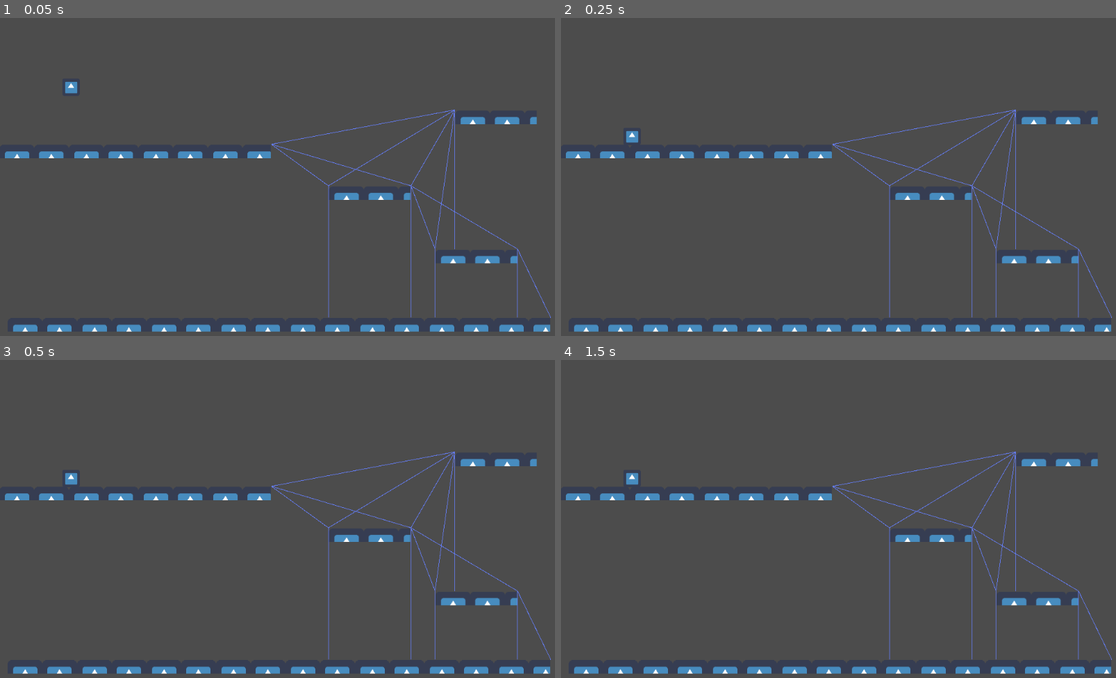
Above: before the commit, frames 1-4 (two rows, left to right).
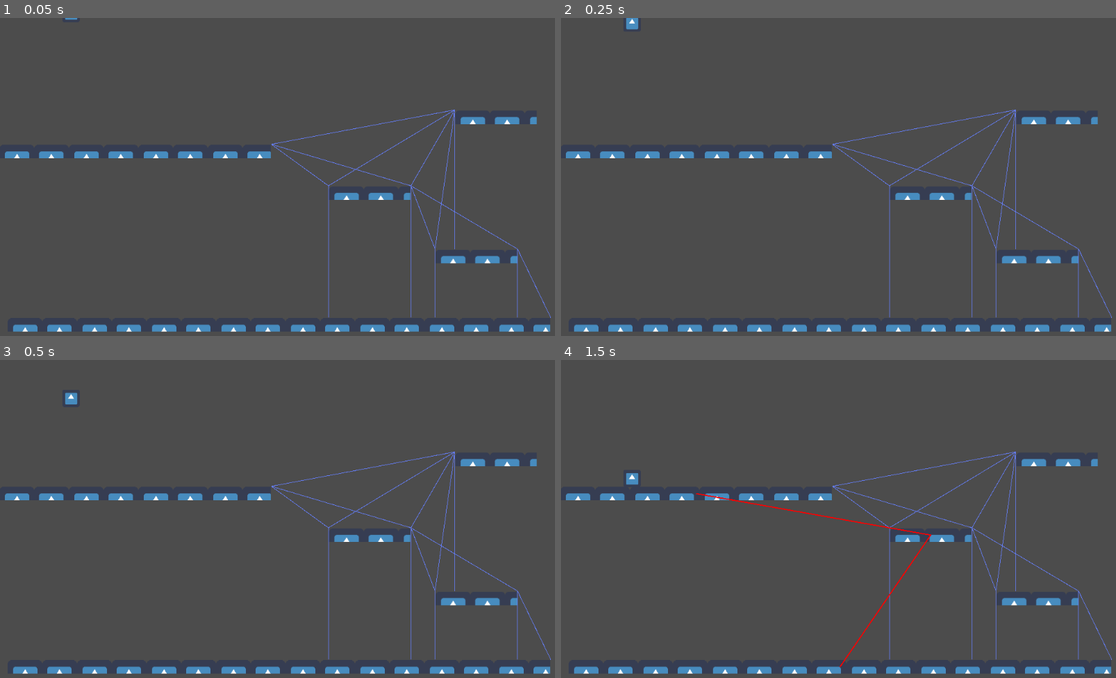
Above: after the commit, the same moments.

Repository: CiaranWoodward/LD48
Game: Godot game, scene res://Levels/TestLevel.tscn
The game is run twice, just before and just after one commit, with the same random seed, the same clock (stepped at 60 frames per second) and the same inputs. The engine's default icon, where the game draws it, is replaced by a stand-in: a white triangle on a blue panel in a dark square.
Inputs:
- Up to frame 1 (0.05 s): no input
- Up to frame 2 (0.25 s): no input
- Up to frame 3 (0.5 s): no input
- Up to frame 4 (1.5 s): tap Enter at 1.25 s

The runs differ from the first frame. In frame 1, 0.1% of the frame differs, in the area x 11-15%, y 0-24%; in frame 2, 0.2%; in frame 3, 0.2%; in frame 4, 0.3%, in the area x 24-67%, y 41-97%.

Commit message:
Complete navigation map traversal

Diff:
--- a/Enemies/SimpleEnemy.gd
+++ b/Enemies/SimpleEnemy.gd
@@ -1,10 +1,13 @@
 extends KinematicBody2D
+
+const MY_TYPE = "simpleton"
 
 export var max_fallspeed = 700
 export var max_speed = 500
 export var max_jumpheight = 300
 export var max_fallheight = 300
 export var max_jump_up_time = 0.7
+export var pathing_random_factor = 5.0
 
 #animation properties between 0 and 1
 export var fall_rate = 0.0
@@ -12,27 +15,36 @@
 onready var animTree = $AnimationTree
 onready var stateMachine : AnimationNodeStateMachinePlayback = animTree["parameters/StateMachine/playback"]
 
-const MY_TYPE = "simpleton"
+var _path = []
+var _platform = null
+var _on_floor = false
 
 # Called when the node enters the scene tree for the first time.
 func _ready():
 	stateMachine.start("Idle")
 
-func _handle_falling(_delta):
-	if is_on_floor():
+func _handle_falling(delta):
+	if _on_floor:
 		fall_rate = 0
 		if stateMachine.get_current_node() == "Falling":
 			stateMachine.travel("Idle")
+			_platform = get_parent().GetClosestLowerPlatform(global_position)
 	else:
 		stateMachine.travel("Falling")
+		var kc = move_and_collide(Vector2(0, fall_rate * max_fallspeed) * delta)
+		if is_instance_valid(kc):
+			_on_floor = true #TODO: Might have to enhance this
 
 func _handle_idle(_delta):
-	pass
+	if _on_floor:
+		var cn = stateMachine.get_current_node()
+		if cn == "Idle":
+			if _path.size() == 0 || !(_platform in _path):
+				_repath_to(get_parent().GetTreasurePlatform())
 
 func _physics_process(delta):
 	_handle_falling(delta)
 	_handle_idle(delta)
-	move_and_collide(Vector2(0, fall_rate * max_fallspeed) * delta)
 
 func _is_jump_possible(from : Vector2, to : Vector2) -> bool:
 	var heightincrease = from.y - to.y # This is backwards because y is inverted!
@@ -41,7 +53,8 @@
 	var time_fromheight
 
 	if heightincrease < 0:
-		time_fromheight = -heightincrease/max_fallspeed
+		var maxFall = min(max_fallheight, max_jumpheight - heightincrease)
+		time_fromheight = max_jump_up_time + maxFall/max_fallspeed
 	else:
 		time_fromheight = max_jump_up_time + (max_jumpheight-heightincrease)/max_fallspeed
 
@@ -65,15 +78,20 @@
 				rmlist.append(entry)
 		for val in rmlist:
 			map[plat].erase(val)
-	get_parent().SetNavMeshForType(MY_TYPE, map)
+	get_parent().SetNavMeshForType(MY_TYPE, map, pathing_random_factor)
 
-# Take a random, non-backtracking path to the destination
-func _repath_to(gpos : Vector2):
-	var level = get_parent()
-	var my_platform = level.GetClosestLowerPlatform(self.position, 0)
-	var dest_platform = level.GetClosestPlatform(gpos)
+# Find a path to the destination
+func _repath_to(dest_platform):
+	if !is_instance_valid(_platform):
+		_platform = get_parent().GetClosestLowerPlatform(self.global_position)
+
 	var astar = get_parent().GetAstarForType(MY_TYPE)
 	if astar == null:
 		_create_typed_navmap()
 		astar = get_parent().GetAstarForType(MY_TYPE)
-	astar.get_path(my_platform, dest_platform)
+	_path = astar.get_path(_platform, dest_platform)
+	get_parent()._drawPath(_path)
+
+func _repath_to_loc(gpos : Vector2):
+	var dest_platform = get_parent().GetClosestPlatform(gpos)
+	_repath_to(dest_platform)
--- a/Enemies/SimpleEnemy.tscn
+++ b/Enemies/SimpleEnemy.tscn
@@ -18,7 +18,7 @@
 "times": PoolRealArray( 0, 1 ),
 "transitions": PoolRealArray( 1, 2.46229 ),
 "update": 0,
-"values": [ 0.0, 700.0 ]
+"values": [ 0.0, 1.0 ]
 }
 
 [sub_resource type="Animation" id=3]
--- a/Levels/TestLevel.gd
+++ b/Levels/TestLevel.gd
@@ -4,8 +4,6 @@
 
 # Maximum possible distance, just to minimize size of platform map
 const MAX_JUMPDIST = 500
-# Threshold for determining "below" - i.e. must be more below than this value
-const LOWER_THRESHOLD = 50
 
 var _platforms = []
 var _platform_idmap = {}
@@ -20,16 +18,21 @@
 
 	var navmap
 	var idmap
+	var random_factor
 
 	# Initialise the astar with a navmap
-	func init(navmap, idmap):
+	func init(navmap, idmap, random_factor=1.0):
+		assert(random_factor >= 1)
 		self.navmap = navmap
 		self.idmap = idmap
-		# TODO: Are duplicates ok? Do we need to add the points first?
+		self.random_factor = random_factor
+		# add the points first
+		for plat in navmap.keys():
+			add_point(plat.id, plat.global_position)
 		# Register all the connections
 		for plat in navmap.keys():
 			for entry in navmap[plat]:
-				self.connect_points(plat.id, entry["other"].id)
+				self.connect_points(plat.id, entry["other"].id, false)
 
 	# Get a path (as a list of platforms)
 	func get_path(start_plat, dst_plat):
@@ -46,17 +49,19 @@
 		for con in list:
 			if con["other"] == dst && con["dist"] < mindist:
 				mindist = con["dist"]
+		return mindist * rand_range(1.0, random_factor)
 
 	func _estimate_cost(from_id, to_id):
 		return idmap[from_id].GetMinDistanceToPlat(idmap[to_id])
 
 # Called when the node enters the scene tree for the first time.
 func _ready():
+	randomize()
 	_processPlatformMap()
 	assert(_platforms.size() > 0)
 	_treasure_platform = GetClosestPlatform($Treasure.global_position)
 
-func _physics_process(delta):
+func _physics_process(_delta):
 	if !_navmap_collided:
 		_navmap_collided = true
 		_collide_navmesh()
@@ -90,6 +95,16 @@
 			line.add_point(cnt["dst"])
 			self.add_child(line)
 
+func _drawPath(pathlist):
+	if !drawNavMesh || pathlist.size() < 2:
+		return
+	var line = Line2D.new()
+	line.width = 2
+	line.default_color = Color(1, 0, 0)
+	for plat in pathlist:
+		line.add_point(plat.position)
+	self.add_child(line)
+
 func _processPlatformMap():
 	# Get a list of all platforms
 	var idcount = 0
@@ -113,10 +128,10 @@
 func GetNavMeshForType(type : String):
 	return _typed_navmap.get(type)
 
-func SetNavMeshForType(type : String, map):
+func SetNavMeshForType(type : String, map, random_factor=1.0):
 	_typed_navmap[type] = map
 	var astar = LevelAStar.new()
-	astar.init(map, _platform_idmap)
+	astar.init(map, _platform_idmap, random_factor)
 	_typed_astar[type] = astar
 
 func GetAstarForType(type : String):
@@ -133,20 +148,20 @@
 		var d2 = p1.distance_squared_to(gpos)
 		if d2 < closestDist2:
 			closestDist2 = d2
-			retVal = p1
+			retVal = platform
 	return retVal
 
-func GetClosestLowerPlatform(gpos, lower_threshold=LOWER_THRESHOLD):
+func GetClosestLowerPlatform(gpos, lower_threshold=0):
 	var retVal = null
 	var closestDist2 = INF
 	for platform in _platforms:
 		var p1 : Vector2 = platform.GetClosestPoint(gpos)
-		if p1.y + lower_threshold > gpos.y:
+		if (p1.y - lower_threshold) < gpos.y:
 			continue
 		var d2 = p1.distance_squared_to(gpos)
 		if d2 < closestDist2:
 			closestDist2 = d2
-			retVal = p1
+			retVal = platform
 	return retVal
 
 func GetTreasureLocation():
